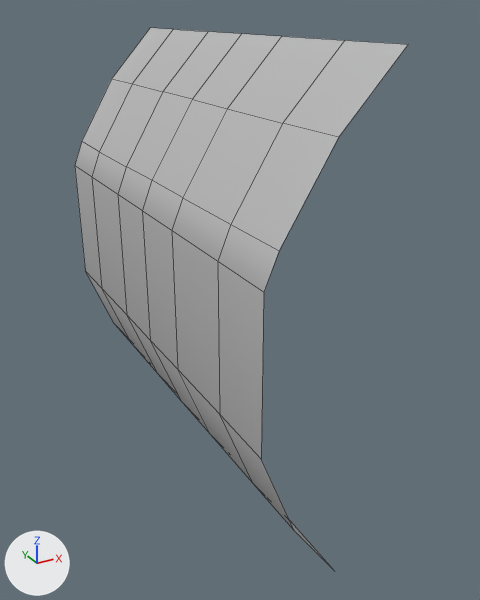
One commit to the FBX model Assets/Models/aircraft_wall_blank_2pieces.fbx: the scene before it, then after it.
The view is the same before and after, from a camera (50 mm lens) standing at (-0.136, -0.269, 0.216) and looking at (0.004, -0.016, 0.089). Every picture has the same lights, and +X, +Y and +Z are marked at lower left. Mesh edges are drawn as thin lines. Where no turn or scale is listed for an object, it has been applied to the vertices.

In view in the first picture: 'aircraft_wall_blank_2pieces'.
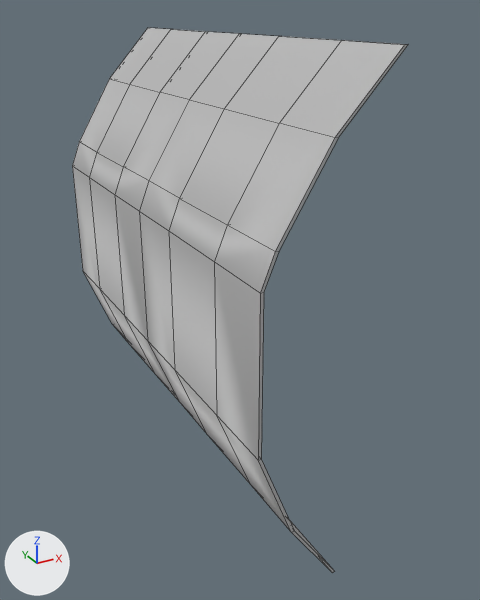
Pixel boxes [x1, y1, x2, y2] of what changed, in the pictures (480 x 600 px):
'aircraft_wall_blank_2pieces', reshaped: before [75, 28, 408, 567]; after [72, 28, 408, 573]
part 1 of me_mesh, added: after [72, 28, 408, 573]

Diff of the bpy script that builds the scene:
```diff
--- a/Assets/Models/aircraft_wall_blank_2pieces.fbx.py
+++ b/Assets/Models/aircraft_wall_blank_2pieces.fbx.py
@@ me_mesh @@
 # used by ob_aircraft_wall_blank_2pieces; location = (0.0, 0.0, 0.0)
-me_mesh.from_pydata(...)  # 49 vertices, 36 faces; spans x -0.037..0.013, y -0.105..0.105, z 0.0..0.205
+me_mesh.from_pydata(...)  # 98 vertices, 100 faces; spans x -0.038..0.013, y -0.105..0.105, z 0.0..0.205
+# me_mesh part 1
+# 35 vertices are added at x -0.038..0.012, y -0.105..0.105, z 0.0..0.205
+# 7 new vertices lie (-0.025, 0.0, -0.025) away from vertices in x 0.012, y -0.105..0.104, z 0.205
+# 7 new vertices lie (-0.022, 0.0, 0.031) away from vertices in x -0.001, y -0.105..0.105, z 0.0
+# 64 new faces join them
 me_mesh.materials.append(mat_lambert1)
```
